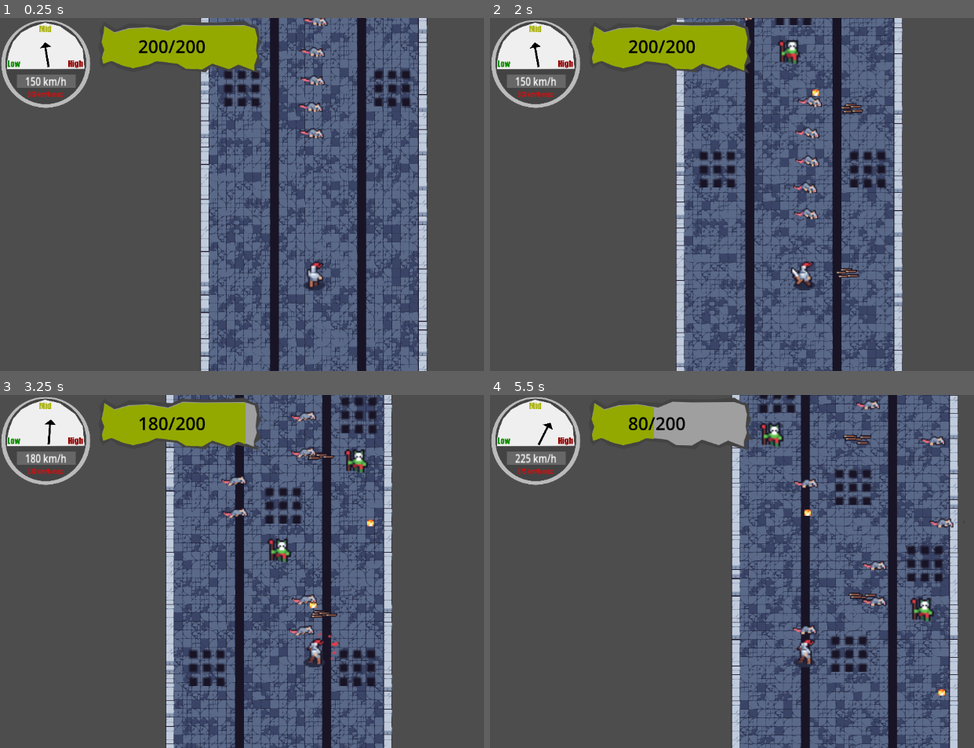
Above: before the commit, frames 1-4 (two rows, left to right).
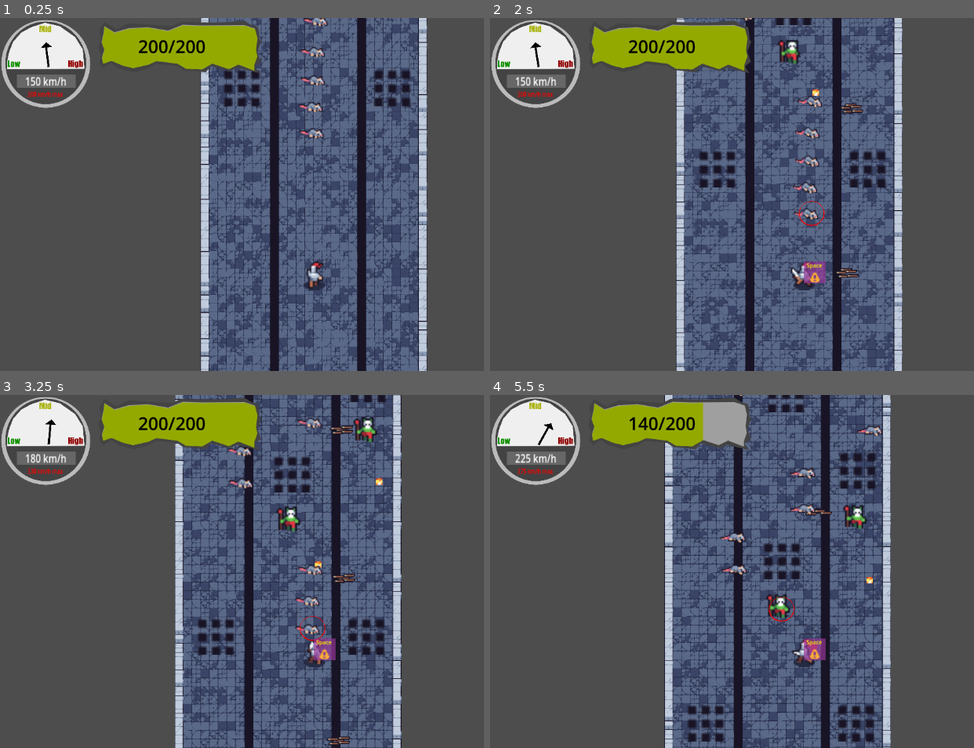
Above: after the commit, the same moments.

Repository: Arsen-Lovecraft/roguelite-runner
Game: Godot game, scene res://_utests_and_debug_instruments/test_run_controller/test_run_controller.tscn
Two runs of this game, one before a commit and one after it. Both use one fixed random seed, a clock stepped at 60 frames per second and the inputs below.
Inputs (mouse positions are in pixels of both pictures, inside the frame that each line leads up to):
- Up to frame 1 (0.25 s): no input
- Up to frame 2 (2 s): move the mouse to (940, 176) at 0.52 s; hold D (turn_right) 0.53-1.28 s; click (940, 176) at 0.6 s; move the mouse to (678, 212) at 1.27 s; hold A (turn_left) from 1.28 s (still down); click (678, 212) at 1.35 s
- Up to frame 3 (3.25 s): move the mouse to (377, 493) at 2.02 s; release A (turn_left) at 2.03 s; hold D (turn_right) from 2.03 s (still down); click (377, 493) at 2.1 s; move the mouse to (280, 642) at 2.77 s; click (280, 642) at 2.85 s
- Up to frame 4 (5.5 s): move the mouse to (outside the picture) at 3.52 s; release D (turn_right) at 3.53 s; hold A (turn_left) from 3.53 s (still down); click (outside the picture) at 3.6 s; move the mouse to (615, 518) at 4.27 s; click (615, 518) at 4.35 s; move the mouse to (833, 571) at 5.02 s; click (833, 571) at 5.1 s

The runs differ from the first frame. In frame 1, less than 0.1% of the frame differs, in the area x 8-11%, y 6-14%; in frame 2, 0.4%; in frame 3, 29%; in frame 4, 45%, in the area x 9-99%, y 0-100%.

Commit message:
Input cue and mark on smashable enemies

Diff:
--- a/_utests_and_debug_instruments/ui_testing/level_run_hud.tscn
+++ b/_utests_and_debug_instruments/ui_testing/level_run_hud.tscn
@@ -1,11 +1,12 @@
-[gd_scene load_steps=3 format=3 uid="uid://dfktqrivgkydd"]
+[gd_scene load_steps=4 format=3 uid="uid://dfktqrivgkydd"]
 
 [ext_resource type="PackedScene" uid="uid://u151gmeimbih" path="res://scenes/ui/ps_speedometer_ui.tscn" id="1_4llwc"]
 [ext_resource type="PackedScene" uid="uid://b14jvpl7t0cvh" path="res://scenes/ui/ps_stamina_ui.tscn" id="2_j6mfb"]
+[ext_resource type="PackedScene" uid="uid://d300vj13mwluh" path="res://scenes/ui/ps_smash_cue_ui.tscn" id="3_crn0c"]
 
 [node name="LevelRunHud" type="CanvasLayer"]
 
-[node name="PsSpeedometer" parent="." instance=ExtResource("1_4llwc")]
+[node name="PsSpeedometerUi" parent="." instance=ExtResource("1_4llwc")]
 
 [node name="PsStaminaUi" parent="." instance=ExtResource("2_j6mfb")]
 offset_left = 181.0
@@ -13,3 +14,5 @@
 offset_right = 181.0
 offset_bottom = 5.0
 scale = Vector2(0.5, 0.5)
+
+[node name="PsSmashCueUi" parent="." instance=ExtResource("3_crn0c")]
--- a/godot_resources/r_default_player_data.tres
+++ b/godot_resources/r_default_player_data.tres
@@ -9,3 +9,4 @@
 max_stamina = 200.0
 steering_velocity = 160.0
 default_start_time = 17
+accelerate_per_second = 75.0
--- a/scenes/player/ps_player.gd
+++ b/scenes/player/ps_player.gd
@@ -14,13 +14,11 @@
 	_connect_signals()
 
 func _physics_process(delta: float) -> void:
-	print(player_data.current_velocity)
 	_move_player(delta)
 	_handle_steering()
 	_handle_smashing()
 	velocity.x = clamp(velocity.x, -player_data.steering_velocity, player_data.steering_velocity)
 	velocity.y = clamp(velocity.y, -player_data.current_velocity, 0)
-	print(velocity)
 	@warning_ignore("return_value_discarded")
 	move_and_slide()
 
--- a/scenes/player/ps_player.tscn
+++ b/scenes/player/ps_player.tscn
@@ -884,6 +884,7 @@
 scale = Vector2(2.75, 2.75)
 texture = ExtResource("2_nrv1g")
 hframes = 6
+frame = 1
 
 [node name="BloodVFXSprite2D" type="Sprite2D" parent="."]
 visible = false
--- a/scenes/player/smash_area_2d.gd
+++ b/scenes/player/smash_area_2d.gd
@@ -2,6 +2,9 @@
 extends Area2D
 
 @onready var _player: Player = get_parent() as Player
+
+func _ready() -> void:
+	self.add_to_group("smash_area_2d")
 
 func get_closest_enemy() -> Area2D:
 	var ret: Area2D = null
@@ -12,3 +15,6 @@
 				distance = _player.global_position.distance_to(i.global_position)
 				ret = i
 	return ret
+
+func get_player_position() -> Vector2:
+	return _player.global_position
--- /dev/null
+++ b/scenes/ui/ps_smash_cue_ui.gd
@@ -0,0 +1,32 @@
+class_name UISmashCue
+extends Control
+
+var _smash_area_2d: SmashArea2D
+
+@onready var _target_mark_texture_rect: TextureRect = %TextureMark
+@onready var input_cue: Control = %InputCue
+@onready var input_cue_label: Label = %InputCueLabel
+
+func _ready() -> void:
+	_smash_area_2d = get_tree().get_first_node_in_group("smash_area_2d")
+	call_deferred("reparent",get_tree().current_scene)
+	input_cue_label.text = Utility.get_key_string_for_action("smash",1)
+	print(input_cue_label.text =="\"Space (Physical)\"")
+	if(input_cue_label.text =="\"Space (Physical)\""):
+		input_cue_label.text = "Space"
+
+func _physics_process(delta: float) -> void:
+	var enemy: Area2D = _smash_area_2d.get_closest_enemy()
+	if(enemy != null):
+		input_cue.global_position = _smash_area_2d.global_position
+		Utility.slow_motion(9.0, 0.1)
+		for node_sprite: Node in enemy.get_children():
+			if(node_sprite is Sprite2D):
+				_target_mark_texture_rect.size = (node_sprite as Sprite2D).get_rect().size * 1.5
+				_target_mark_texture_rect.pivot_offset = _target_mark_texture_rect.size/2
+				_target_mark_texture_rect.global_position = (node_sprite as Sprite2D).global_position - _target_mark_texture_rect.size/2
+		_target_mark_texture_rect.show()
+		input_cue.show()
+	else:
+		_target_mark_texture_rect.hide()
+		input_cue.hide()
--- /dev/null
+++ b/scenes/ui/ps_smash_cue_ui.tscn
@@ -0,0 +1,62 @@
+[gd_scene load_steps=5 format=3 uid="uid://d300vj13mwluh"]
+
+[ext_resource type="Script" path="res://scenes/ui/ps_smash_cue_ui.gd" id="1_ljvet"]
+[ext_resource type="Texture2D" uid="uid://cosg6a0yrttwl" path="res://assets/ui/mark.png" id="2_eit1n"]
+[ext_resource type="Texture2D" uid="uid://c3364y0gvc25n" path="res://assets/ui/smash_alert.png" id="3_jogpl"]
+
+[sub_resource type="StyleBoxFlat" id="StyleBoxFlat_2wvco"]
+bg_color = Color(0.6, 0.211765, 0.6, 0.666667)
+
+[node name="PsSmashCueUi" type="Control"]
+layout_mode = 3
+anchors_preset = 15
+anchor_right = 1.0
+anchor_bottom = 1.0
+grow_horizontal = 2
+grow_vertical = 2
+script = ExtResource("1_ljvet")
+
+[node name="TextureMark" type="TextureRect" parent="."]
+unique_name_in_owner = true
+layout_mode = 2
+offset_right = 40.0
+offset_bottom = 40.0
+pivot_offset = Vector2(20, 20)
+texture = ExtResource("2_eit1n")
+expand_mode = 1
+stretch_mode = 5
+
+[node name="InputCue" type="Control" parent="."]
+unique_name_in_owner = true
+layout_mode = 1
+anchors_preset = 15
+anchor_right = 1.0
+anchor_bottom = 1.0
+grow_horizontal = 2
+grow_vertical = 2
+
+[node name="Panel" type="Panel" parent="InputCue"]
+layout_mode = 0
+offset_right = 40.0
+offset_bottom = 40.0
+theme_override_styles/panel = SubResource("StyleBoxFlat_2wvco")
+
+[node name="InputCueContainer" type="VBoxContainer" parent="InputCue"]
+layout_mode = 0
+offset_right = 40.0
+offset_bottom = 40.0
+
+[node name="InputCueLabel" type="Label" parent="InputCue/InputCueContainer"]
+unique_name_in_owner = true
+layout_mode = 2
+size_flags_horizontal = 4
+theme_override_colors/font_color = Color(1, 1, 0, 1)
+theme_override_font_sizes/font_size = 10
+text = "E"
+
+[node name="InputCueIconTexture" type="TextureRect" parent="InputCue/InputCueContainer"]
+layout_mode = 2
+size_flags_vertical = 3
+texture = ExtResource("3_jogpl")
+expand_mode = 1
+stretch_mode = 5
--- a/scenes/ui/ps_speedometer_ui.tscn
+++ b/scenes/ui/ps_speedometer_ui.tscn
@@ -4,7 +4,7 @@
 [ext_resource type="Texture2D" uid="uid://ckcxon0fpv4ct" path="res://assets/ui/speedometer.png" id="2_b0yks"]
 [ext_resource type="Texture2D" uid="uid://b8dxos47c2poe" path="res://assets/ui/speedometer_arrow.png" id="3_ab8tw"]
 
-[node name="PsSpeedometr" type="Control"]
+[node name="PsSpeedometrUi" type="Control"]
 layout_mode = 3
 anchors_preset = 15
 anchor_right = 1.0
--- a/scripts/autoload/utility_script.gd
+++ b/scripts/autoload/utility_script.gd
@@ -5,3 +5,13 @@
 	Engine.time_scale = scale
 	await get_tree().create_timer(duration * scale).timeout
 	Engine.time_scale = 1.0
+
+func get_key_string_for_action(action_name: String, which_control: int = 0) -> String:
+	var actions: Array[StringName] = InputMap.get_actions()
+	for i: StringName in actions:
+		if(i == action_name):
+				if(InputMap.action_get_events(i).size() < which_control + 1):
+					return "Error InputMapping get__key_string_for_action: there is no control with this index"
+				else:
+					return "\"" + InputMap.action_get_events(i)[which_control].as_text() + "\""
+	return "Error InputMapping get__key_string_for_action: action is not found"
